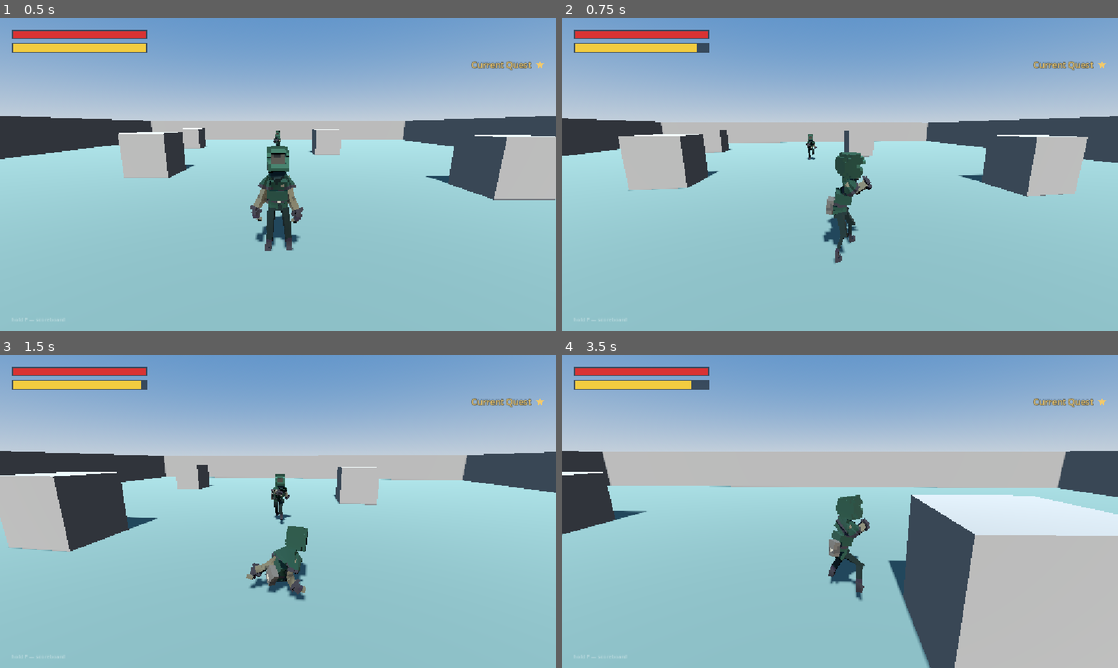
Above: before the commit, frames 1-4 (two rows, left to right).
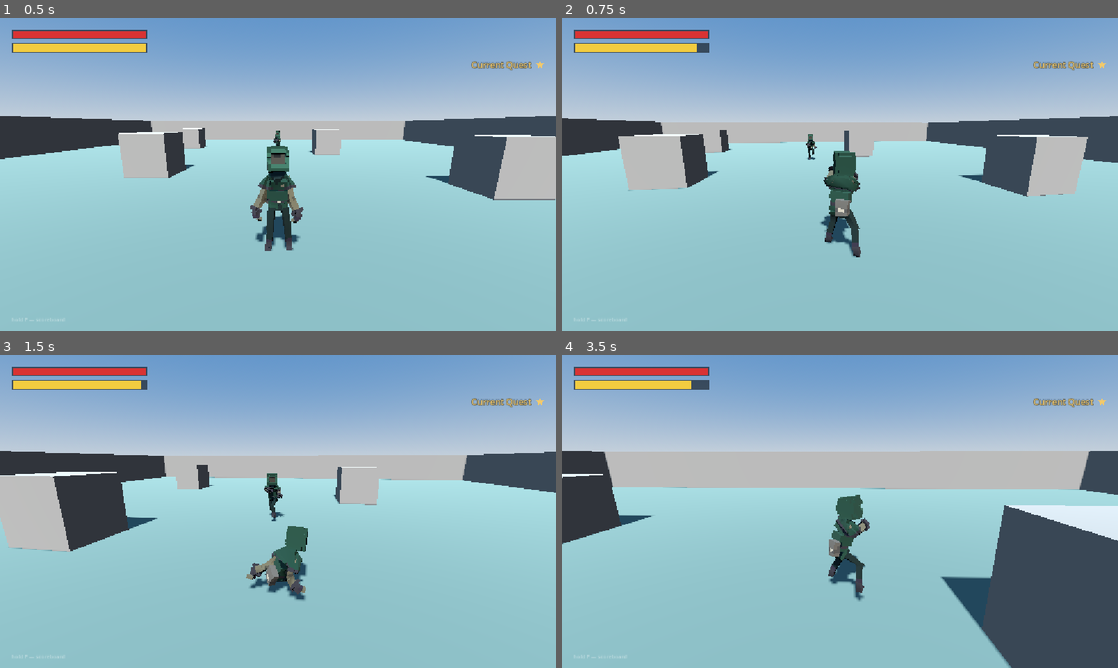
Above: after the commit, the same moments.

Repository: therealssorw/astria
Game: Godot game, scene res://scenes/main.tscn
Same seed, same stepped clock (60 frames per second), same inputs: the game is played once before the commit and once after it. This scene is started directly instead of the project's main scene. A sky picture missing from this copy of the repository is replaced by a grey-blue gradient. Sound files missing from this copy of the repository are replaced by a short silence.
Inputs (mouse positions are in pixels of both pictures, inside the frame that each line leads up to):
- Up to frame 1 (0.5 s): no input
- Up to frame 2 (0.75 s): tap Enter (ui_accept) at 0.5 s; move the mouse to (867, 174) at 0.52 s; hold W (move_forward) from 0.53 s (still down); click (867, 174) at 0.6 s
- Up to frame 3 (1.5 s): keep holding W (move_forward); tap Space (jump) at 0.77, 1.07 s; move the mouse to (250, 511) at 1.27 s; click (250, 511) at 1.35 s
- Up to frame 4 (3.5 s): keep holding W (move_forward); tap Space (jump) at 1.52, 1.82, 3.02, 3.32 s; move the mouse to (851, 505) at 2.02 s; hold Right mouse button (block) 2.03-2.78 s; click (851, 505) at 2.3 s; move the mouse to (834, 517) at 2.77 s; tap ] (hotbar_next) at 2.85 s; click (834, 517) at 3.05 s

Frame 1 is identical in both runs. In frame 2, 1.4% of the frame differs, in the area x 46-56%, y 42-79%; in frame 3, 0.4%; in frame 4, 21%, in the area x 0-100%, y 30-100%.

Commit message:
Punch where you are looking
Unlocked swings were aimed three different wrong ways at once.

The client aimed a punch along your VELOCITY whenever you were moving, so
strafing past someone threw it sideways and backing off threw it behind you;
it now always goes straight down the camera.

The body then turned toward that aim at 540 deg/s while the server traced the
swing along the yaw the pawn had reported — so a punch thrown mid-turn went out
up to a right angle from what the player saw. A swing now snaps the body to its
aim, and the aim rides with the attack request instead of being read off the
last state report, which could arrive after it.

And the cone is skipped at point blank, where it was only measuring which way
two overlapping capsules leaned.

No new trust: the reported body yaw was already the client's word, and the trace
still range-checks off the server's own positions.

Co-Authored-By: Claude Opus 5 <noreply@anthropic.com>

Diff:
--- a/scripts/core/network_manager.gd
+++ b/scripts/core/network_manager.gd
@@ -838,18 +838,24 @@
 
 # ---------------- combat protocol ----------------
 
-## Client owner -> server: "I pressed attack" (+ claimed lock-on target,
-## which the server re-validates by range). Everything else is server-side.
+## Client owner -> server: "I pressed attack" (+ claimed lock-on target, which
+## the server re-validates by range, and the yaw the swing was thrown along).
+##
+## The aim rides WITH the swing rather than being read off the last state report
+## when it lands: the two are sent in the same frame and the report can arrive
+## second, which aimed the trace along wherever the body had been pointing. It is
+## no more trusted than before — the reported body yaw was already the client's
+## word, and the trace still runs off the server's own positions and reach.
 @rpc("any_peer", "call_remote", "reliable")
-func sv_request_attack(heavy: bool, lock_path: NodePath) -> void:
+func sv_request_attack(heavy: bool, lock_path: NodePath, aim_yaw: float) -> void:
 	if not multiplayer.is_server():
 		return
 	var pawn := _pawn(multiplayer.get_remote_sender_id())
 	if pawn and not pawn.is_local:
-		pawn.server_handle_attack_request(heavy, lock_path)
-
-func request_attack(heavy: bool, lock_path: NodePath) -> void:
-	rpc_id(1, "sv_request_attack", heavy, lock_path)
+		pawn.server_handle_attack_request(heavy, lock_path, aim_yaw)
+
+func request_attack(heavy: bool, lock_path: NodePath, aim_yaw: float) -> void:
+	rpc_id(1, "sv_request_attack", heavy, lock_path, aim_yaw)
 
 ## Server: tell everyone (but the swinging owner predicted it already).
 func server_broadcast_swing(id: int, heavy: bool, section: int) -> void:
--- a/scripts/entities/player.gd
+++ b/scripts/entities/player.gd
@@ -248,6 +248,7 @@
 var _srv_pending_heavy := false
 var _srv_pending_time := -10.0
 var _srv_pending_lock := NodePath("")
+var _srv_pending_aim := 0.0 # yaw the queued swing was aimed along
 var _srv_combo_deadline := -10.0
 
 var _time := 0.0
@@ -498,8 +499,9 @@
 			and _time - _srv_pending_time <= combo_input_cache_tolerance:
 		var pending_heavy := _srv_pending_heavy
 		var pending_lock := _srv_pending_lock
+		var pending_aim := _srv_pending_aim
 		_srv_pending_time = -10.0
-		_srv_try_start(pending_heavy, pending_lock)
+		_srv_try_start(pending_heavy, pending_lock, pending_aim)
 		return
 	if attack_timer >= attack_duration:
 		attacking = false
@@ -511,8 +513,9 @@
 		if _time - _srv_pending_time <= combo_input_cache_tolerance:
 			var h := _srv_pending_heavy
 			var lp := _srv_pending_lock
+			var aim := _srv_pending_aim
 			_srv_pending_time = -10.0
-			_srv_try_start(h, lp)
+			_srv_try_start(h, lp, aim)
 
 ## True while the guard is up. Mirrors Enemy.is_blocking() so the HUD can ask
 ## any lock-on target the same question; `blocking` is already replicated.
@@ -748,8 +751,12 @@
 	target_dir.y = 0
 	if target_dir.length_squared() < 0.001:
 		return
-	var target_yaw := atan2(-target_dir.x, -target_dir.z) + PI
-	body_visual.rotation.y = rotate_toward(body_visual.rotation.y, target_yaw, deg_to_rad(rate) * delta)
+	body_visual.rotation.y = rotate_toward(body_visual.rotation.y, _yaw_of(target_dir), deg_to_rad(rate) * delta)
+
+## Body yaw that faces `dir`. Inverse of the Vector3(sin(yaw), 0, cos(yaw)) the
+## server uses to read a reported yaw back into a direction.
+func _yaw_of(dir: Vector3) -> float:
+	return atan2(-dir.x, -dir.z) + PI
 
 func _body_forward() -> Vector3:
 	# facing dir is +Z: the orient yaw (atan2 + PI) turns basis.z toward the target
@@ -830,16 +837,23 @@
 		_woosh_player.play()
 	if body_visual.has_method("on_attack_started"):
 		body_visual.on_attack_started(heavy, section)
-	# facing: locked target first, else velocity, else camera forward
+	# Facing: the locked target if there is one, otherwise straight down the
+	# camera — where you are LOOKING, which is the only aim an unlocked punch
+	# has. It used to prefer the direction you were moving whenever you were
+	# moving at all, so strafing past someone threw the punch off sideways and
+	# backing away threw it behind you.
 	if lock_target:
 		attack_face_dir = lock_target.global_position - global_position
-	elif Vector3(velocity.x, 0, velocity.z).length() > 0.5:
-		attack_face_dir = Vector3(velocity.x, 0, velocity.z)
 	else:
 		attack_face_dir = -camera.global_transform.basis.z
 	attack_face_dir.y = 0
 	if attack_face_dir.length_squared() > 0.001:
 		attack_face_dir = attack_face_dir.normalized()
+		# A swing commits the stance: turn to it NOW instead of catching up at
+		# orient speed. The body yaw is what the server aims the trace along, and
+		# at 540 deg/s a swing thrown mid-turn landed up to a right angle away
+		# from what the player saw.
+		body_visual.rotation.y = _yaw_of(attack_face_dir)
 	_attack_lunge_step(heavy)
 	# the owner's swing is a prediction — only the server's copy of this
 	# swing (host pawn, or _srv_start_swing for remote pawns) deals damage
@@ -849,7 +863,7 @@
 		var lock_path := NodePath("")
 		if is_instance_valid(lock_target):
 			lock_path = lock_target.get_path()
-		Net.request_attack(heavy, lock_path)
+		Net.request_attack(heavy, lock_path, body_visual.rotation.y)
 
 ## A committed swing steps into a locked opponent that is out of reach, so
 ## punching at the edge of the ring closes the gap instead of hitting air.
@@ -892,7 +906,7 @@
 		combo_index = 0
 
 ## SERVER: a remote client pressed attack. Validate, don't trust.
-func server_handle_attack_request(heavy: bool, lock_path: NodePath) -> void:
+func server_handle_attack_request(heavy: bool, lock_path: NodePath, aim_yaw: float) -> void:
 	if dead or sliding or stagger_time > 0.0:
 		return
 	if attacking:
@@ -900,10 +914,11 @@
 		_srv_pending_heavy = heavy
 		_srv_pending_time = _time
 		_srv_pending_lock = lock_path
-		return
-	_srv_try_start(heavy, lock_path)
-
-func _srv_try_start(heavy: bool, lock_path: NodePath) -> void:
+		_srv_pending_aim = aim_yaw
+		return
+	_srv_try_start(heavy, lock_path, aim_yaw)
+
+func _srv_try_start(heavy: bool, lock_path: NodePath, aim_yaw: float) -> void:
 	if dead or stagger_time > 0.0:
 		return
 	if stamina < (heavy_stamina_cost if heavy else stamina_cost):
@@ -924,7 +939,9 @@
 	if lock_target:
 		attack_face_dir = lock_target.global_position - server_body_pos()
 	else:
-		attack_face_dir = Vector3(sin(net_yaw), 0, cos(net_yaw))
+		# the yaw the swing was thrown along, not whatever the last state report
+		# happened to say the body was doing when the request landed
+		attack_face_dir = Vector3(sin(aim_yaw), 0, cos(aim_yaw))
 	attack_face_dir.y = 0
 	if attack_face_dir.length_squared() > 0.001:
 		attack_face_dir = attack_face_dir.normalized()
@@ -977,9 +994,13 @@
 		var flat := Vector3(to_target.x, 0, to_target.z).normalized()
 		var in_range := dist <= reach + radius
 		var in_cone := fwd.dot(flat) >= cone_cos
+		# nobody misses a body they are stood inside. At that distance the cone is
+		# only measuring which way two overlapping capsules lean, and it is what
+		# ate the punch every time an enemy closed all the way in
+		var point_blank := dist <= radius
 		# locked target is guaranteed within reach + radius + slack, even off-angle
 		var guaranteed: bool = e == lock_target and dist <= reach + radius + locked_hit_bonus
-		if (in_range and in_cone) or guaranteed:
+		if (in_range and (in_cone or point_blank)) or guaranteed:
 			hit_actors[e] = true
 			var away := flat if flat.length_squared() > 0.001 else fwd
 			var kb := away * knockback + Vector3.UP * launch
Not shown, changed: CLAUDE.md
